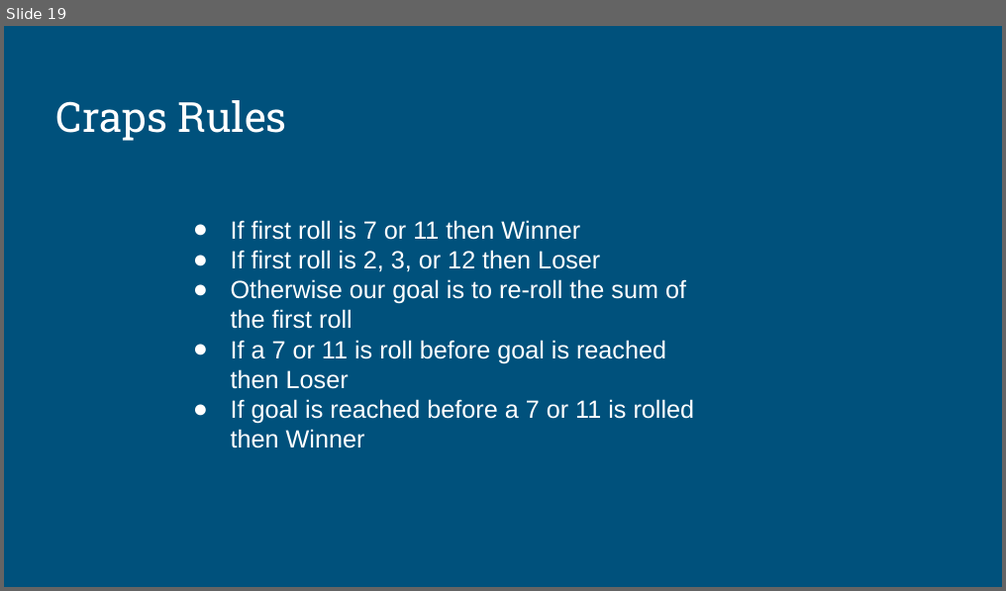
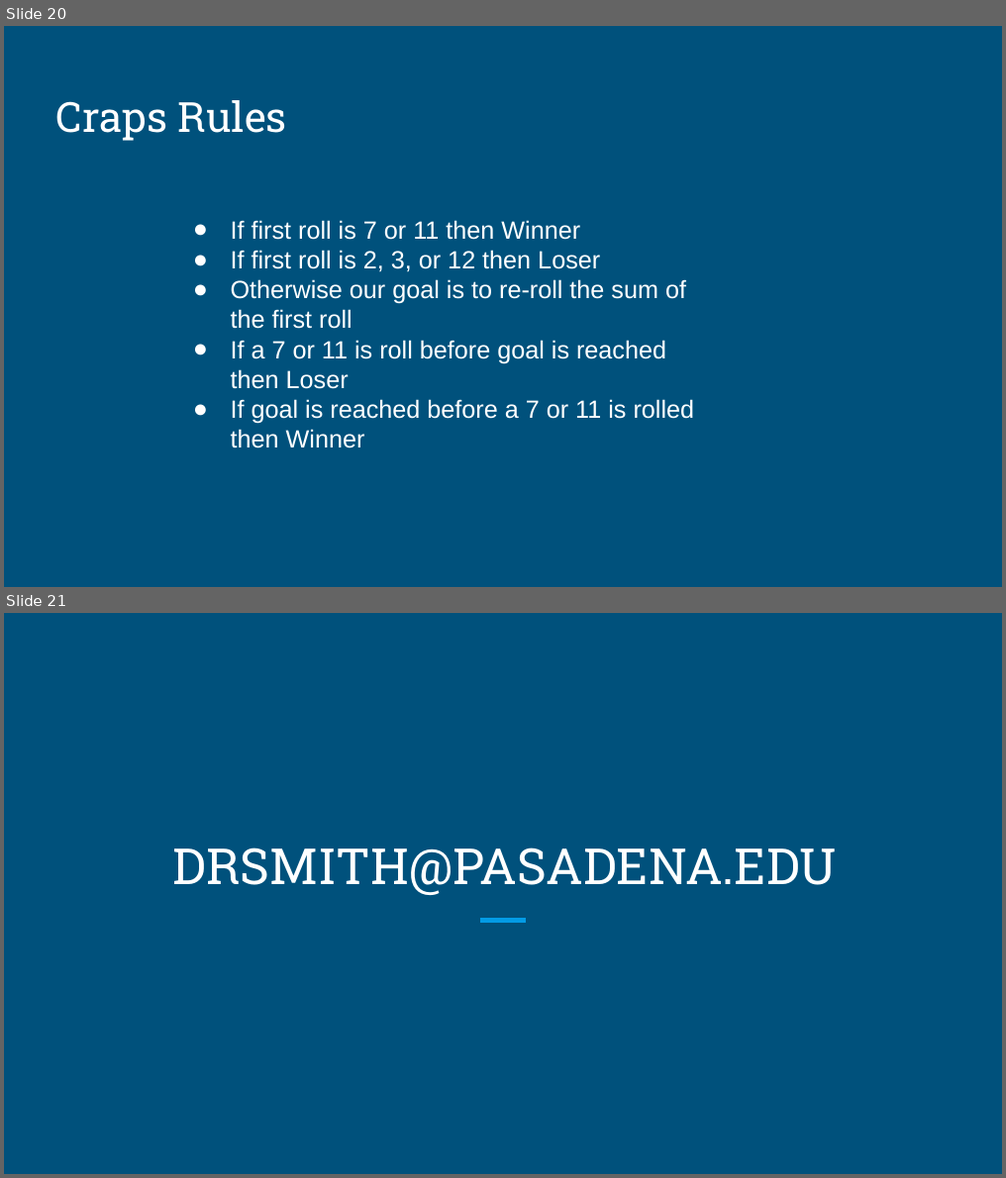
Before and after one commit to daversmith/oop, a slide deck: Day 2 Documents/Procedural Programming Vs Object Orientation.pptx. Shown one above the other, each under a label of ours: slide 19 before the commit, slides 20 and 21 after it. The pictures are 1006x591 and 1006x1178 pixels, drawn with LibreOffice and Linux fonts; fonts in the diff are those of the drawing. Boxes give left, top, right and bottom in pixels: in the first picture for what was removed or moved away, otherwise in the second. Text is boxed around its words. In the diff, an @@ line names an element or a change of style, - is before the commit and + after.

Commit message:
updated day 2 powerpoint

```diff
--- a/Day 2 Documents/Procedural Programming Vs Object Orientation.pptx
+++ b/Day 2 Documents/Procedural Programming Vs Object Orientation.pptx
@@ slide 21 added at (4, 613, 1002, 1174), background #00517C @@
@@ title added at (173, 848, 837, 895), 36 pt, text #FFFFFF @@
+DRSMITH@PASADENA.EDU
@@ line added from (480, 920) to (526, 920), #039BE5 3 pt @@
@@ what was slide 19 is now slide 20 @@
```
Also in this commit, not shown: 1 other slide added.
